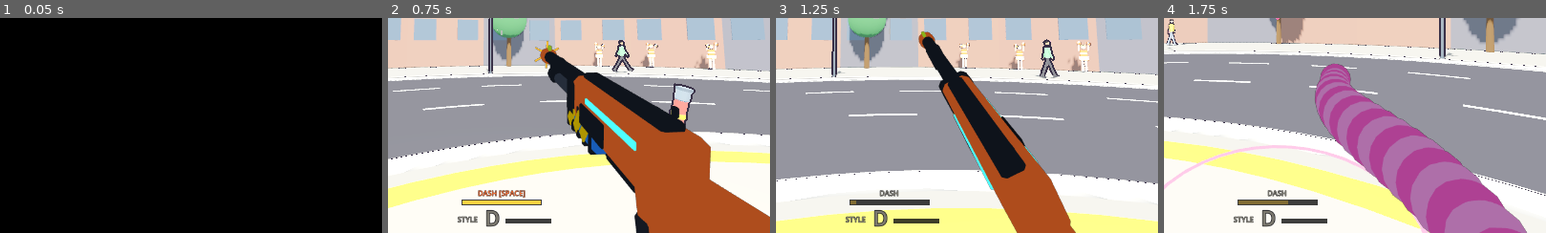
Above: before the commit, frames 1-4 (left to right).
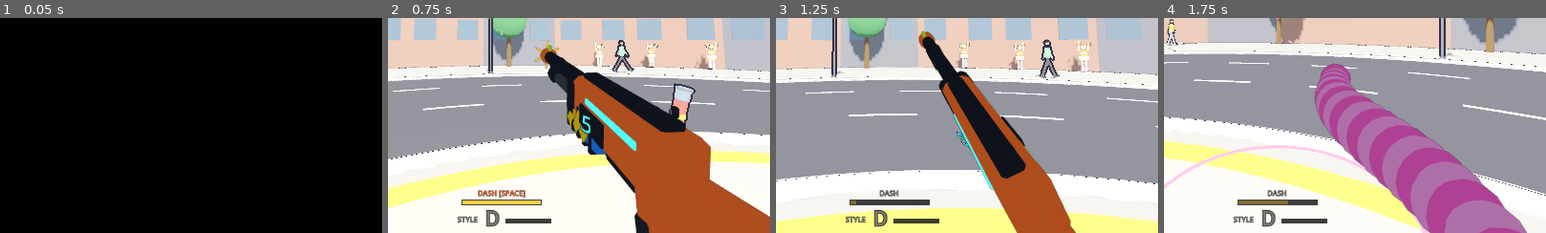
Above: after the commit, the same moments.

Repository: GVihi/FstreliBiciklina3D
Game: Godot game, scene res://main.tscn
Two runs of this game, one before a commit and one after it. Both use one fixed random seed, a clock stepped at 60 frames per second and the inputs below.
Inputs (mouse positions are % of the whole screen's width and height, from its top left):
- Up to frame 1 (0.05 s): no input
- Up to frame 2 (0.75 s): tap Enter at 0.5 s; move the mouse to (72, 45) at 0.52 s; hold Right from 0.53 s (still down); tap R at 0.6 s; click (72, 45) at 0.67 s
- Up to frame 3 (1.25 s): keep holding Right; tap Space at 0.77 s
- Up to frame 4 (1.75 s): move the mouse to (45, 50) at 1.27 s; release Right at 1.28 s; hold Up from 1.28 s (still down); tap Q at 1.35 s; tap Space at 1.52 s
The pictures show only the part of the screen within x 35-85%, y 50-100%; the shares and areas given below are measured in that part.

Frame 1 is identical in both runs. In frame 2, 0.1% of the frame differs, in the area x 50-53%, y 44-55%; in frame 3, less than 0.1%; in frame 4, nothing differs.

Commit message:
Fix the ammo label hiding inside the gun
The label sat at x = -0.0418, but the left receiver plate's face is at
x = -0.045, so the number was inside the plate and never drawn. It now
sits just outside the plate (-0.050; -0.041 for the old procedural
gun), is turned about 30 degrees back towards the player so it is not
seen edge-on from the hip position, and is a little larger with a dark
outline for readability.

Co-Authored-By: Claude Sonnet 5.5 <noreply@anthropic.com>
Claude-Session: https://claude.ai/code/session_01ERiY165C6WvgUz7dn68bP3

Diff:
--- a/scripts/models.gd
+++ b/scripts/models.gd
@@ -215,9 +215,10 @@
 # stand 0.078 m above the root, the old procedural ones 0.062 m
 const GUN_MODEL_ADS_Y = -0.078
 const GUN_PROC_ADS_Y = -0.062
-# where the ammo number sits on the gun's left side (the side that faces you); the receiver plate / the receiver
-const GUN_MODEL_AMMO_POS = Vector3(-0.0418, -0.018, -0.10)
-const GUN_PROC_AMMO_POS = Vector3(-0.0365, 0.0, -0.05)
+# where the ammo number sits on the gun's left side (the side that faces you): just outside the left receiver plate, whose
+# face is at x = -0.045 (the number has to be in front of it, not inside it), and just outside the old receiver
+const GUN_MODEL_AMMO_POS = Vector3(-0.050, -0.018, -0.10)
+const GUN_PROC_AMMO_POS = Vector3(-0.041, 0.0, -0.05)
 
 static func build_gun() -> Dictionary:
 	if GUN_MODEL_GLB:
@@ -273,14 +274,15 @@
 static func _build_ammo_label(pos: Vector3) -> Label3D:
 	var l = Label3D.new()
 	l.text = "6"
-	l.font_size = 64
-	l.pixel_size = 0.0006                  # 64 px = about 3.8 cm tall
+	l.font_size = 72
+	l.pixel_size = 0.0007                  # 72 px = about 5 cm tall
 	l.position = pos
-	l.rotation = Vector3(0.0, -PI * 0.5, 0.0)   # the text faces -X, towards the player's side of the gun
+	l.rotation = Vector3(0.0, -PI * 0.5 + 0.5, 0.0)   # faces -X, turned about 30 degrees back towards the player so it is not seen edge-on
+	l.outline_size = 10
+	l.outline_modulate = Color(0.04, 0.05, 0.07)
 	l.shaded = false
 	l.double_sided = false
 	l.modulate = Color(0.22, 0.91, 1.0)
-	l.outline_size = 0
 	l.cast_shadow = GeometryInstance3D.SHADOW_CASTING_SETTING_OFF
 	return l
 
